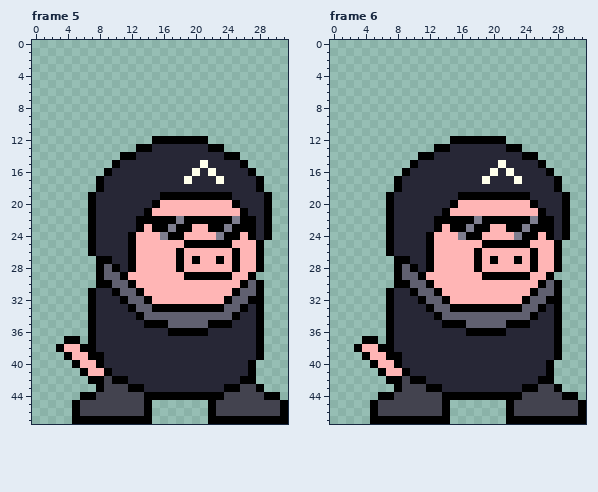
Pixel-art file -- Assets/Aseprite Projects/Squirrel/_Piggy_Gunner.aseprite. Above: the version before the commit.
32x48 pixels, 12 frames. Shown: frame 5, frame 6. The commit also changed other frames, which this record leaves out.
The result:
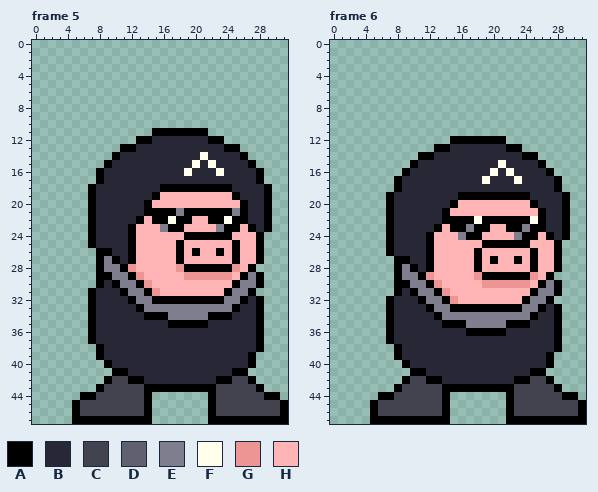
Palette (. is transparent): A #000000  B #272736  C #43434f  D #606070  E #7e7e8f  F #ffffeb  G #ed9595  H #ffb5b5
From old to new:
layer "TAIL" now hidden
Changed rows in their new state; - is an unchanged pixel.
Frame 5:
first column x 3:
11 ------------AAAAAAA--------
12 ----------AABBBBBBBAA------
13 --------AABB-------BBAA----
14 -------ABB--------F--BBA---
15 ------AB---------FBF---BA--
16 -----AB---------FB-BF---BA-
17 ----------------B---B------
18 ----AB-------AAAAAAAAA---BA
19 ------------AHHHHHHHHHA----
20 -----------AH---------HA---
21 ------------AAAEAAAAAAE----
22 -----------H--FA-HH--FA-B--
23 ---------AH-HEA-H--HEA-H---
24 -------------HHHAAAAA-H-HA.
25 ---------------AHHHHHHA----
26 ----.AA----------A--A------
27 ------EA---------H--H------
28 ------EEAG-----GAAAAAAG-A.-
29 ------AEEAG-----GGGGGG-AEA-
30 ------BAEEAG----------AEE--
31 -------BAEEAG--------AEEA.-
32 --------BAEEAAAAAAAAAEEAB--
33 ---------BAEEEEEEEEEEEAB---
34 ----------BAAAEEEEEAAAB----
35 -----------BBBAAAAABBB-----
36 --------------BBBBB--------
37 -..------------------------
38 .....A---------------------
39 -....-------------------A.-
40 --....A--------------------
41 ---....AA-------------AA.--
42 ----..ACCAA---------AACC---
43 ---------CCAAAAAAAAACCC----
44 ------------.......-C------
Frame 6:
first column x 13:
22 B----F------F-B
23 --------------B
first column x 3:
28 ------E-------------------
29 ------EE-G-----G------G---
30 -------EE-G-----GGGGGG--E-
31 ----.A--EE-G-----------EE-
32 ---------EE-G---------EE-.
33 ----------EE---------EE---
34 -----------EEEEEEEEEEE----
35 --------------EEEEE-------
37 -..-----------------------
38 .....A--------------------
39 -....-------------------A.
40 --....A-------------------
41 ---....AA-------------AA.-
42 ----..ACCAA---------AACC--
43 ---------CCAAAAAAAAACCC---
44 ------------.......-C-----
